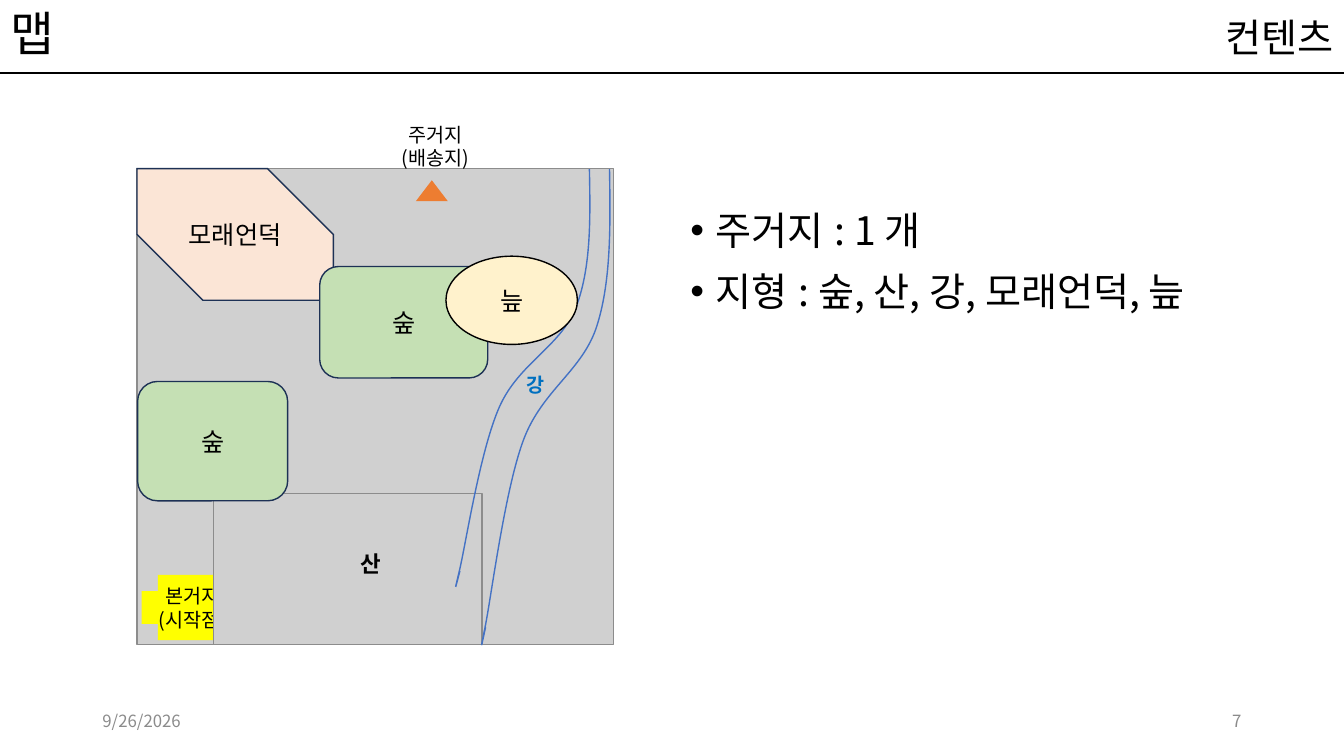
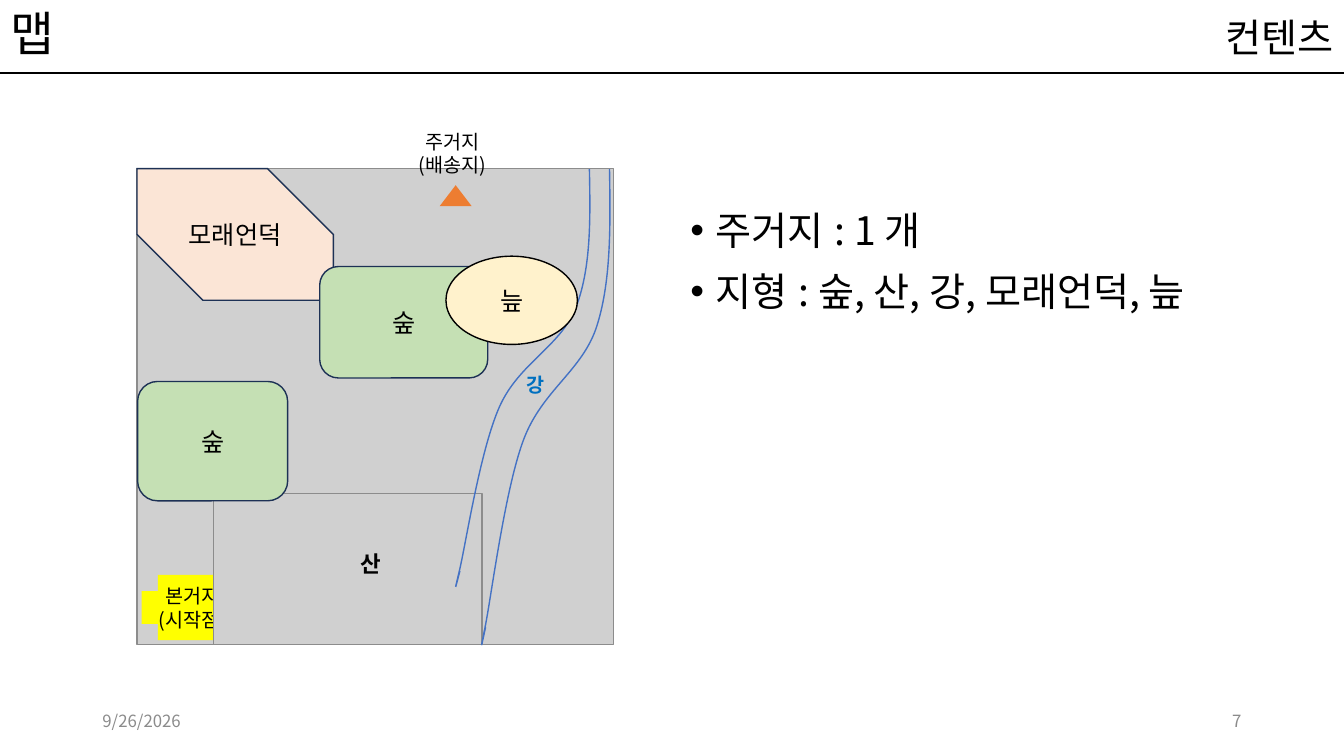
Before and after one commit to kwakyerin/2026_Graduation_Project, a slide deck: slide 7 of documents/HyunahKwon/design/designing/for_teammates/프로토타입_기획.pptx. Drawn at 1344x756 pixels with LibreOffice and Linux fonts; fonts in the diff are those of the drawing; grey boxes stand for pictures. Boxes give left, top, right and bottom in pixels: in the first picture for what was removed or moved away, otherwise in the second. Text is boxed around its words. In the diff, an @@ line names an element or a change of style, - is before the commit and + after.

```diff
--- a/documents/HyunahKwon/design/designing/for_teammates/프로토타입_기획.pptx
+++ b/documents/HyunahKwon/design/designing/for_teammates/프로토타입_기획.pptx
@@ text "주거지 (배송지)": place and size @@
-text "주거지 (배송지)" at (402,125,470,171)
+text "주거지 (배송지)" at (419,132,487,176)
@@ triangle: place and size @@
-triangle at (416,180,449,202)
+triangle at (440,186,472,207)
```
Also in this commit, not shown: 3 other slides changed, 1 slide added, 1 other file.
